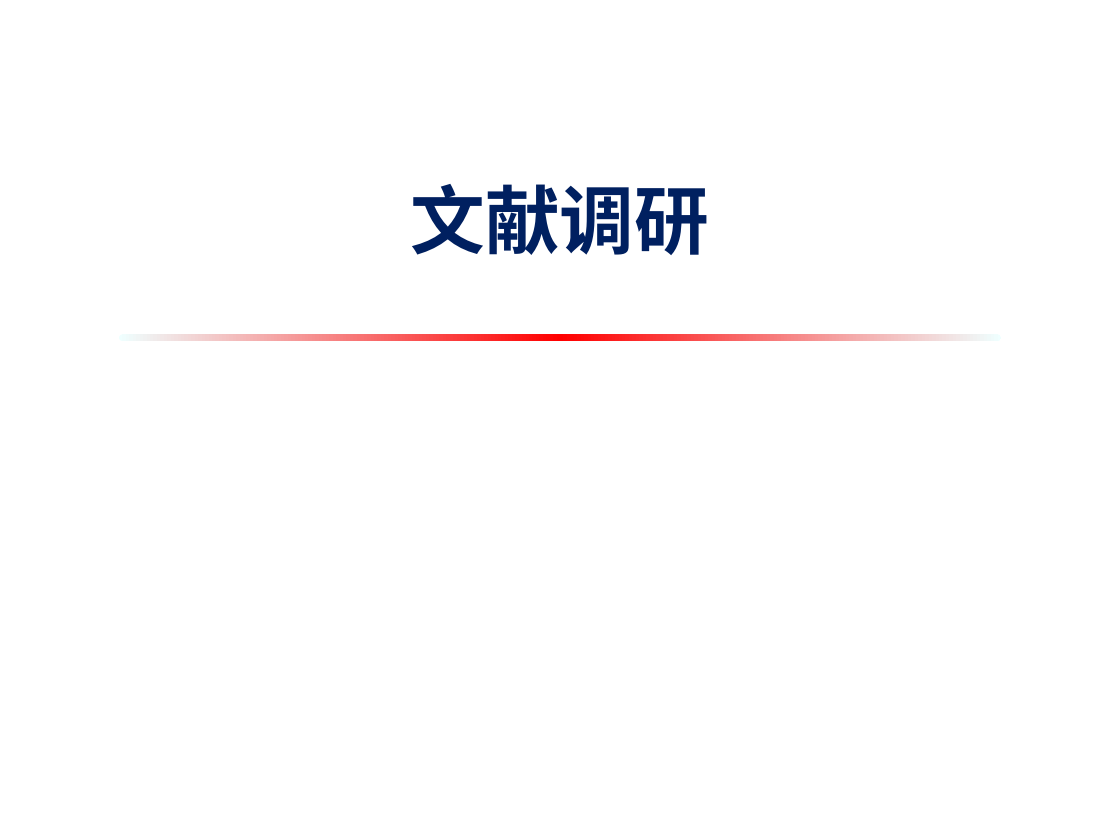
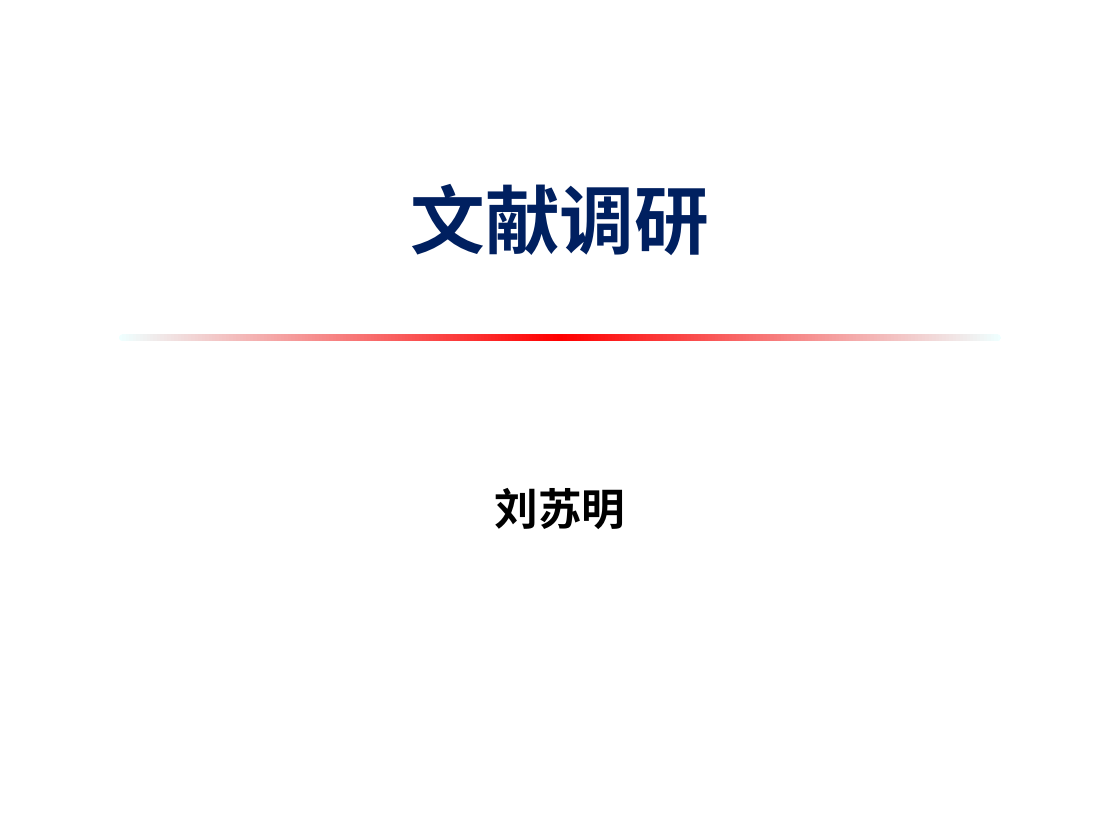
Before and after one commit to cateliu/Test, a slide deck: slide 1 of 第二学年/Report/开题报告/Reference.pptx. Drawn at 1120x840 pixels with LibreOffice and Linux fonts; fonts in the diff are those of the drawing; background and template pictures are left out. Boxes give left, top, right and bottom in pixels: in the first picture for what was removed or moved away, otherwise in the second. Text is boxed around its words. In the diff, an @@ line names an element or a change of style, - is before the commit and + after.

```diff
--- a/第二学年/Report/开题报告/Reference.pptx
+++ b/第二学年/Report/开题报告/Reference.pptx
@@ subtitle added at [495, 488, 626, 529], 28 pt, text #000000, bold @@
+刘苏明
```
Also in this commit, not shown: 2 other slides changed, 11 slides added, 1 slide removed, 7 other files.
